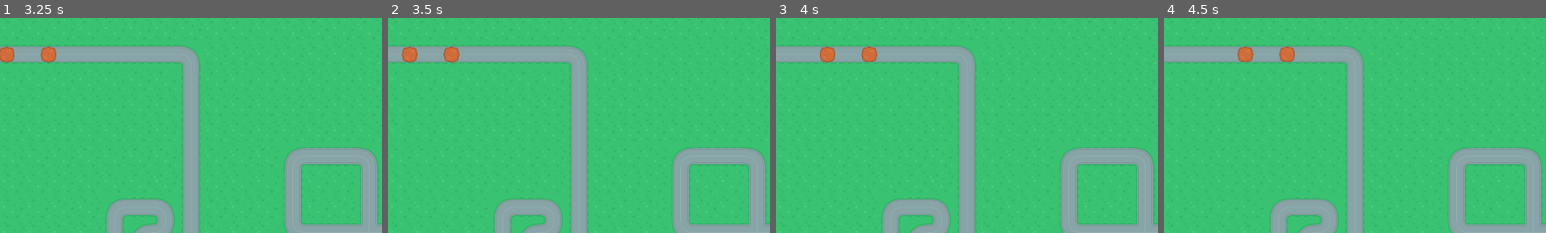
Above: before the commit, frames 1-4 (left to right).
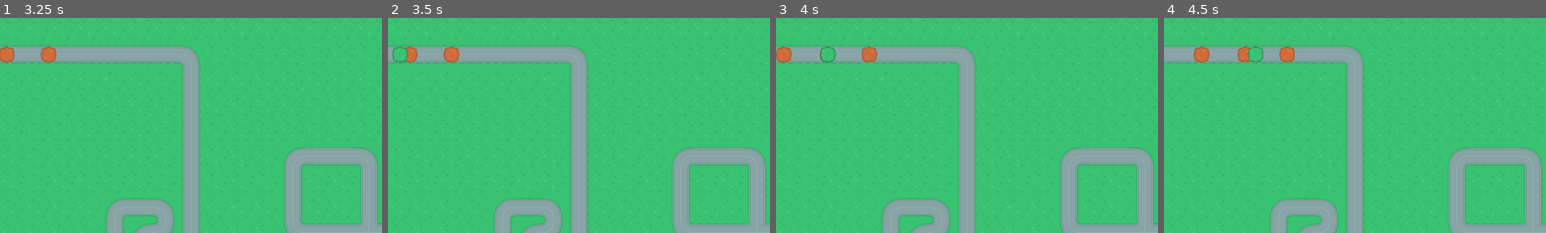
Above: after the commit, the same moments.

Repository: Sondervick/PWS-TowerDefense-Game
Game: Godot game, scene res://Scenes/GameScene.tscn
The game is run twice, just before and just after one commit, with the same random seed, the same clock (stepped at 60 frames per second) and the same inputs. This scene is started directly instead of the project's main scene.
Inputs:
- Up to frame 1 (3.25 s): tap Enter at 0.5, 2 s; tap Space at 1.25 s
- Up to frame 2 (3.5 s): no input
- Up to frame 3 (4 s): no input
- Up to frame 4 (4.5 s): no input
The pictures show only the part of the screen within x 0-50%, y 18-68%; the shares and areas given below are measured in that part.

Frame 1 is identical in both runs. In frame 2, 0.3% of the frame differs, in the area x 1-6%, y 13-21%; in frame 3, 0.5%, in the area x 0-16%, y 13-21%; in frame 4, 0.5%.

Commit message:
:sparkles: GreenTree
Added green tree enemy, you can change the speed for example to have created another enemy.

Diff:
--- /dev/null
+++ b/Scenes/Enemies/GreenTree.gd
@@ -0,0 +1,16 @@
+extends PathFollow2D
+
+var speed = 200
+var health = 100
+
+# _physics_process is automatically called every 1/60th of a second
+func _physics_process(delta):
+	#we want it to execute the move function
+	move(delta)
+
+func move(delta):
+	#We want to set the progress from the path to:
+		#the current progress
+		# + the speed
+		# * the delta (the time it took since the last time this function ran)
+	set_progress(get_progress() + speed * delta)
--- /dev/null
+++ b/Scenes/Enemies/GreenTree.tscn
@@ -0,0 +1,21 @@
+[gd_scene load_steps=4 format=3 uid="uid://tsbl3t57u3mp"]
+
+[ext_resource type="Script" path="res://Scenes/Enemies/GreenTree.gd" id="1_fe0v2"]
+[ext_resource type="Texture2D" uid="uid://d38si58ooelnj" path="res://Assets/Enviroment/Props/treeGreen_large.png" id="2_cuedb"]
+
+[sub_resource type="RectangleShape2D" id="RectangleShape2D_pfclw"]
+size = Vector2(29, 30)
+
+[node name="OrangeTree" type="PathFollow2D"]
+loop = false
+script = ExtResource("1_fe0v2")
+
+[node name="CharacterBody2D" type="CharacterBody2D" parent="."]
+
+[node name="Sprite2D" type="Sprite2D" parent="CharacterBody2D"]
+scale = Vector2(0.613281, 0.613281)
+texture = ExtResource("2_cuedb")
+
+[node name="CollisionShape2D" type="CollisionShape2D" parent="CharacterBody2D"]
+position = Vector2(-0.5, 0)
+shape = SubResource("RectangleShape2D_pfclw")
--- a/Scenes/GameScene.gd
+++ b/Scenes/GameScene.gd
@@ -34,7 +34,7 @@
 func retrieve_wave_data():
 	# Hard coding the wave data, nesting 2 arrays
 	# First is the enemy type, second is the time between spawns
-	var wave_data = [["OrangeTree", 0.7], ["OrangeTree", 0.1]]
+	var wave_data = [["OrangeTree", 0.7], ["OrangeTree", 0.3], ["GreenTree", 0.4], ["OrangeTree", 0.2]]
 	current_wave += 1
 	# Getting the amount of enemies per wave, this is done by looking at the array size
 	enemies_in_wave = wave_data.size()
